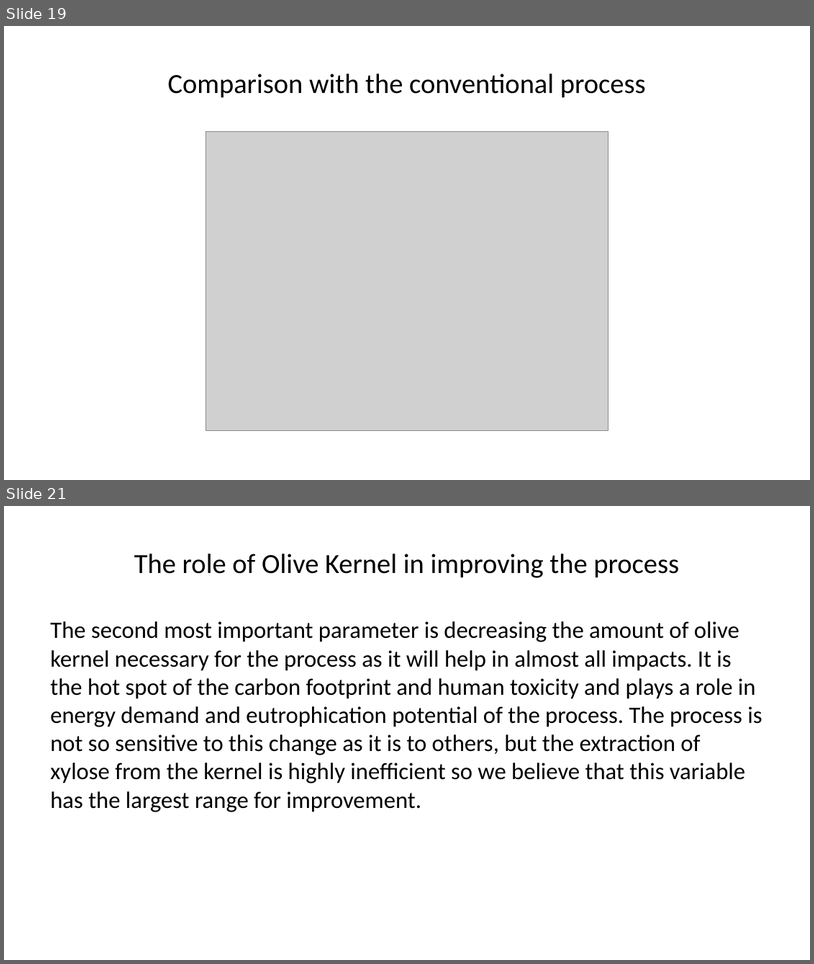
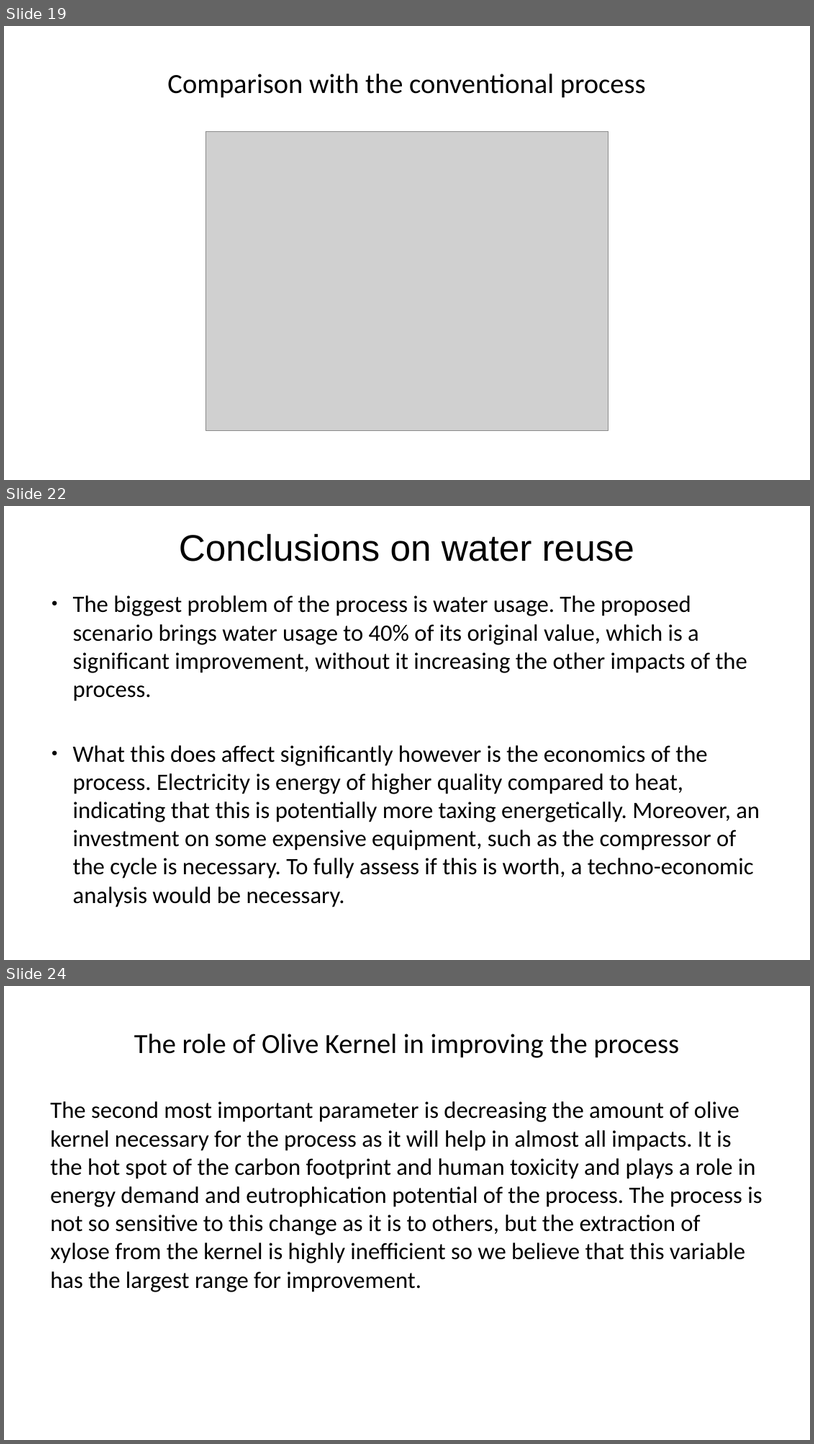
Before and after one commit to Vidianos-Giannitsis/Process-Design, a slide deck: LCA/cyclopentanone_olive_kernel_lca_presentation.pptx. Shown one above the other, each under a label of ours: slides 19 and 21 before the commit, slides 19, 22 and 24 after it; the slides between them are not shown. The pictures are 814x964 and 814x1444 pixels, drawn with LibreOffice and Linux fonts; fonts in the diff are those of the drawing; grey boxes stand for pictures. Boxes give left, top, right and bottom in pixels: in the first picture for what was removed or moved away, otherwise in the second. Text is boxed around its words. In the diff, an @@ line names an element or a change of style, - is before the commit and + after.

```diff
--- a/LCA/cyclopentanone_olive_kernel_lca_presentation.pptx
+++ b/LCA/cyclopentanone_olive_kernel_lca_presentation.pptx
@@ slide 22 added at (4, 506, 810, 960), background #FFFFFF @@
@@ title added at (179, 533, 635, 561), 44 pt, text #000000 @@
+Conclusions on water reuse
@@ text added at (73, 595, 760, 907), 28 pt, text #000000 @@
+● The biggest problem of the process is water usage. The proposed scenario brings water usage to 40% of its original value, which is a significant improvement, without it increasing the other impacts of the process.
+● What this does affect significantly however is the economics of the process. Electricity is energy of higher quality compared to heat, indicating that this is potentially more taxing energetically. Moreover, an investment on some expensive equipment, such as the compressor of the cycle is necessary. To fully assess if this is worth, a techno-economic analysis would be necessary.
@@ what was slide 21 is now slide 24 @@
```
Also in this commit, not shown: 2 slides changed, 3 other slides added, 1 slide removed, 4 other files.
